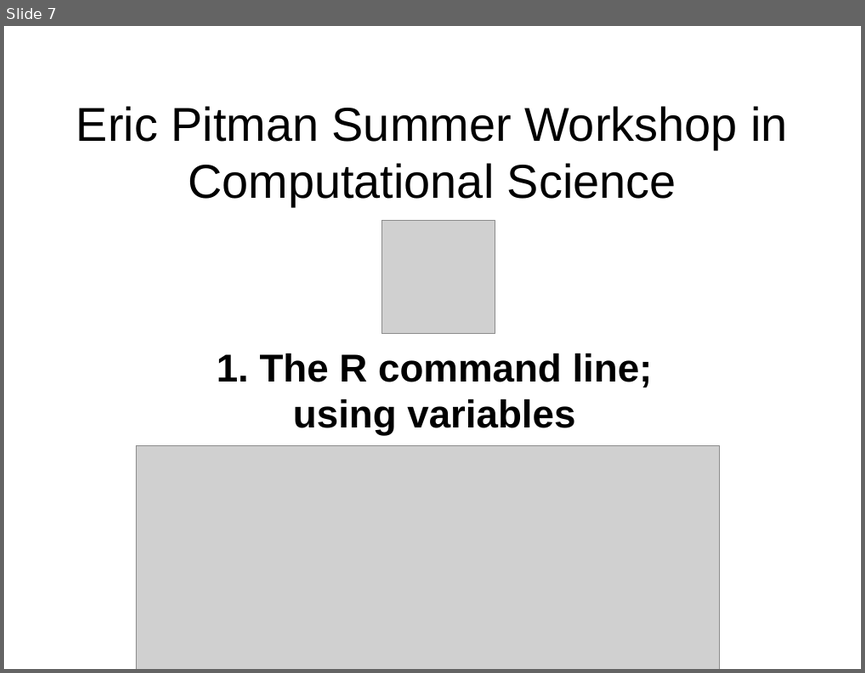
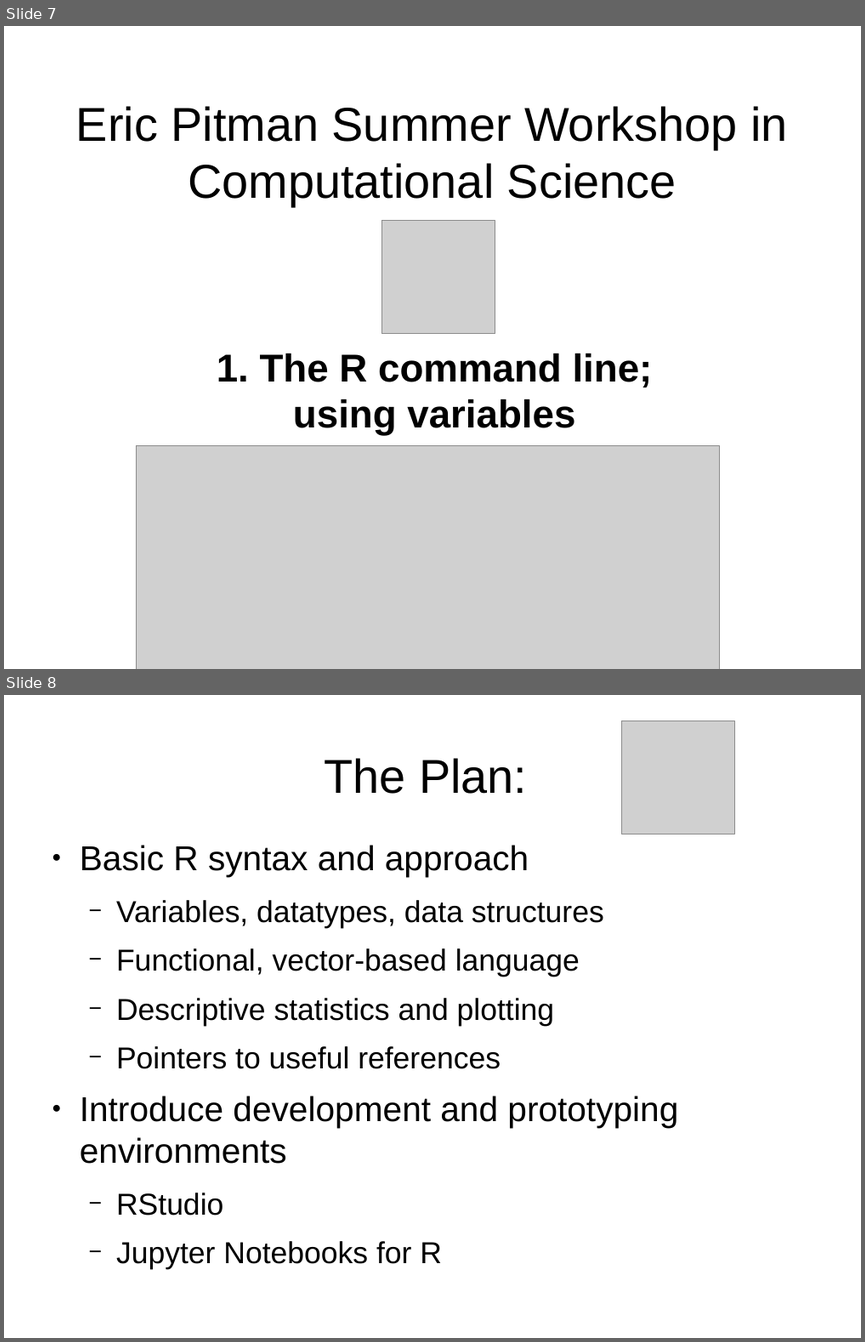
Before and after one commit to ubccr/hsws, a slide deck: slides/R-intro-slideset.odp. Shown one above the other, each under a label of ours: slide 7 before the commit, slides 7 and 8 after it. The pictures are 865x673 and 865x1342 pixels, drawn with LibreOffice and Linux fonts; fonts in the diff are those of the drawing; grey boxes stand for pictures. Boxes give left, top, right and bottom in pixels: in the first picture for what was removed or moved away, otherwise in the second. Text is boxed around its words. In the diff, an @@ line names an element or a change of style, - is before the commit and + after.

```diff
--- a/slides/R-intro-slideset.odp
+++ b/slides/R-intro-slideset.odp
@@ slide 8 added at [4,695,861,1338], background #FFFFFF @@
@@ picture added at [621,721,735,834] @@
@@ title added at [324,758,527,794], 44 pt, text #000000 @@
+The Plan:
@@ text added at [80,845,678,1270], 28 pt, text #000000 @@
+● Basic R syntax and approach
+  − Variables, datatypes, data structures
+  − Functional, vector-based language
+  − Descriptive statistics and plotting
+  − Pointers to useful references
+● Introduce development and prototyping environments
+  − RStudio
+  − Jupyter Notebooks for R
```
Also in this commit, not shown: 10 slides changed, 4 other slides added, 7 other files.
